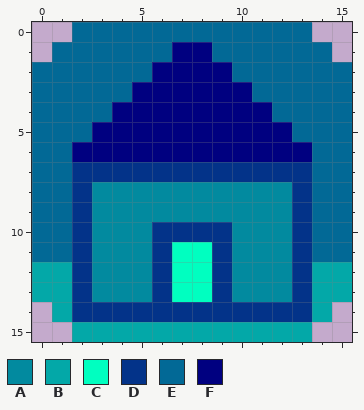
File history of a pixel-art sprite, Assets/Resources/Sprites/Graphics/2.png. That is the earlier state.
The file is 16x16 pixels. Colours within 5 levels of each other are drawn and written as one.
Palette (. is transparent): A #028a9f  B #03a8a8  C #00ffc0  D #033389  E #026996  F #000080
And afterwards:
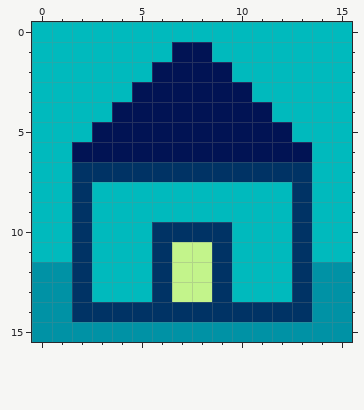
Change:
@@ palette @@
-B #03a8a8
+B #0092a5
-C #00ffc0
+C #c3f48b
-D #033389
+D #003365
-E #026996
+E #00babd
-F #000080
+F #011354
@@ x 0..15 @@
- 0 ..EEEEEEEEEEEE..
- 1 .EEEEEEFFEEEEEE.
+ 0 EEEEEEEEEEEEEEEE
+ 1 EEEEEEEFFEEEEEEE
  2 EEEEEEFFFFEEEEEE
@@ x 0..15 @@
  7 EEDDDDDDDDDDDDEE
- 8 EEDAAAAAAAAAADEE
- 9 EEDAAAAAAAAAADEE
-10 EEDAAADDDDAAADEE
-11 EEDAAADCCDAAADEE
-12 BBDAAADCCDAAADBB
-13 BBDAAADCCDAAADBB
-14 .BDDDDDDDDDDDDB.
-15 ..BBBBBBBBBBBB..
+ 8 EEDEEEEEEEEEEDEE
+ 9 EEDEEEEEEEEEEDEE
+10 EEDEEEDDDDEEEDEE
+11 EEDEEEDCCDEEEDEE
+12 BBDEEEDCCDEEEDBB
+13 BBDEEEDCCDEEEDBB
+14 BBDDDDDDDDDDDDBB
+15 BBBBBBBBBBBBBBBB
